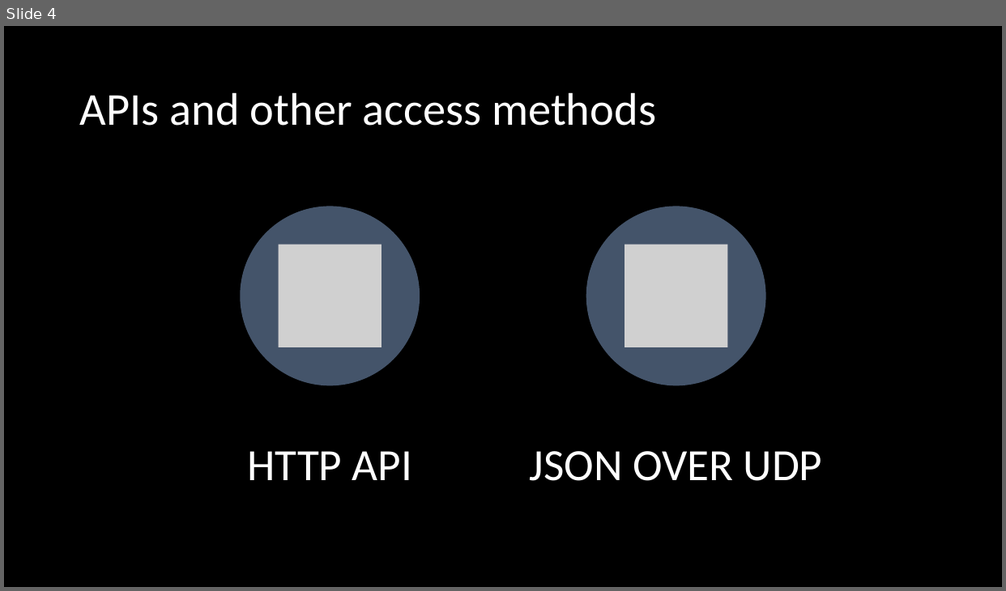
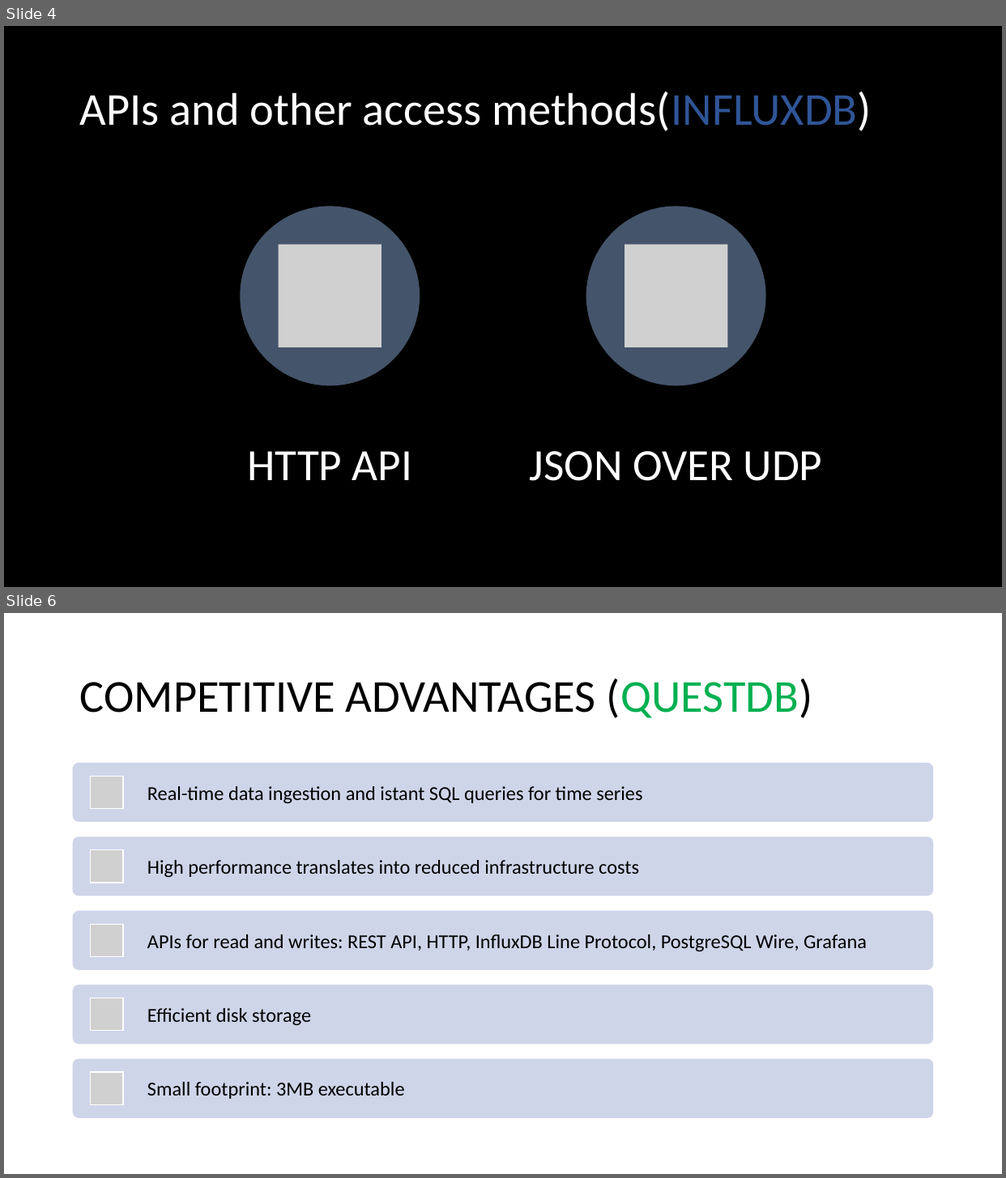
Before and after one commit to Warglaive/SaaS-MachineLearningPlatform-Research, a slide deck: Tech Stack/DatabasesComparison.pptx. Shown one above the other, each under a label of ours: slide 4 before the commit, slides 4 and 6 after it; the slides between them are not shown. The pictures are 1006x591 and 1006x1178 pixels, drawn with LibreOffice and Linux fonts; fonts in the diff are those of the drawing; grey boxes stand for pictures; background and template pictures are left out. Boxes give left, top, right and bottom in pixels: in the first picture for what was removed or moved away, otherwise in the second. Text is boxed around its words. In the diff, an @@ line names an element or a change of style, - is before the commit and + after.

```diff
--- a/Tech Stack/DatabasesComparison.pptx
+++ b/Tech Stack/DatabasesComparison.pptx
@@ slide 6 added at [4,613,1002,1174], background #FFFFFF @@
@@ title added at [80,679,812,718], 44 pt, text #000000 @@
+COMPETITIVE ADVANTAGES (QUESTDB)
@@ group added at [73,763,934,1118]: 5 rounded rectangles, 5 pictures, 5 texts @@
+Real-time data ingestion and istant SQL queries for time series
+High performance translates into reduced infrastructure costs
+APIs for read and writes: REST API, HTTP, InfluxDB Line Protocol, PostgreSQL Wire, Grafana
+Efficient disk storage
+Small footprint: 3MB executable
@@ slide 4 changed as well @@
@@ title at [80,92,872,131]: text changed @@
-APIs and other access methods
+APIs and other access methods(INFLUXDB)
```
Also in this commit, not shown: 3 other slides changed, 2 other slides added.
